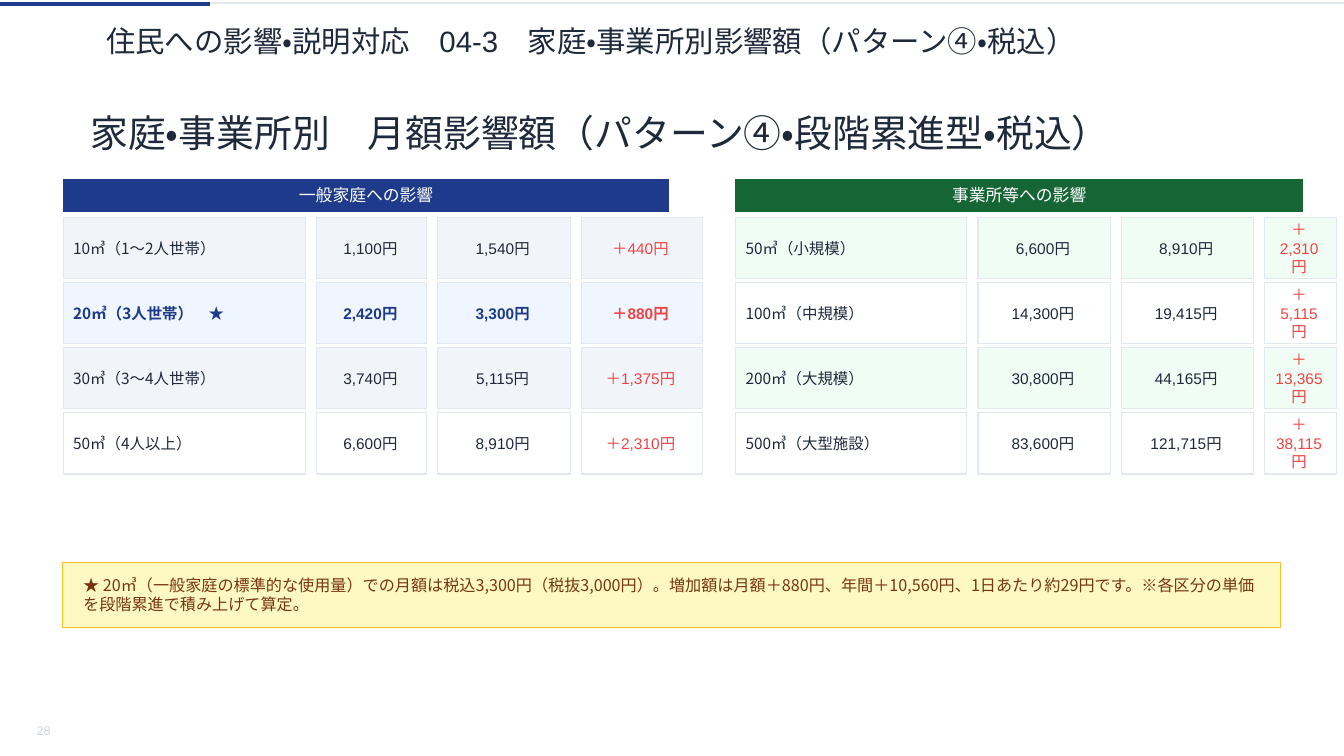
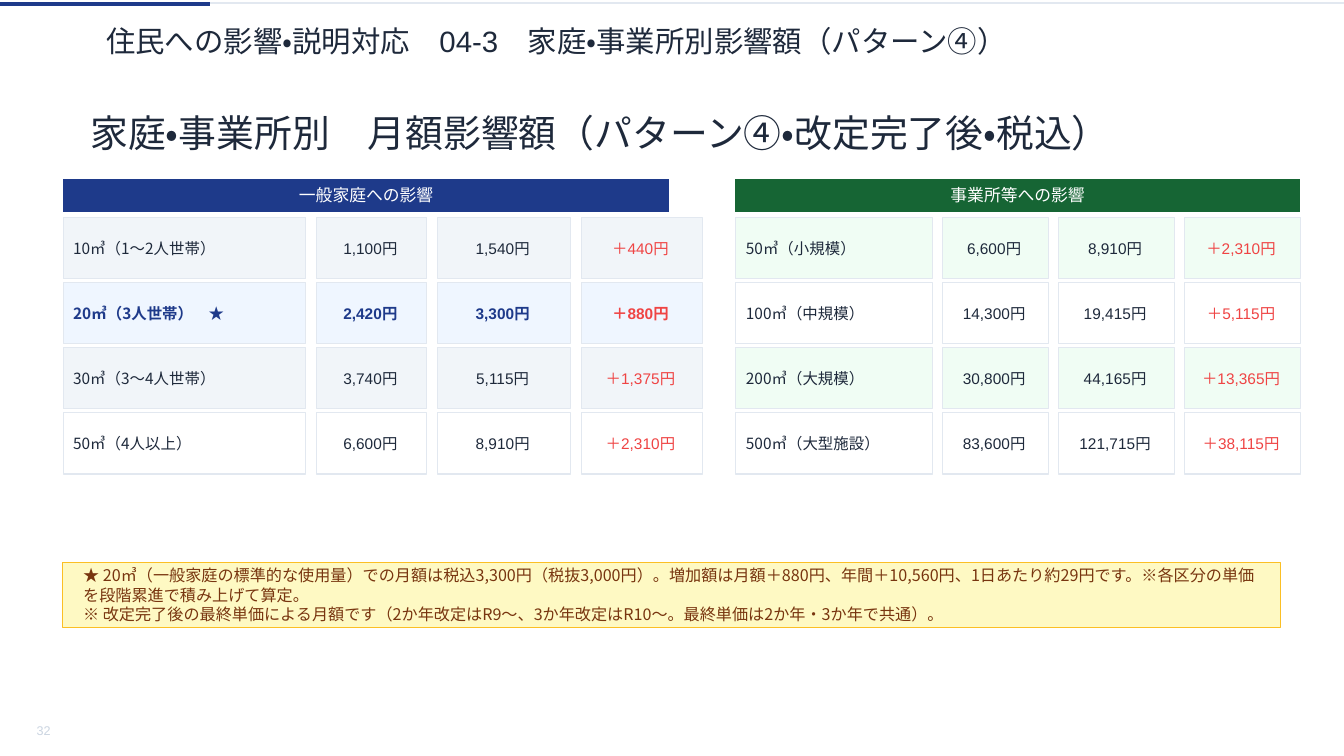
Before and after one commit to ryowakayama-gif/repository, a slide deck: slide 32 of rokko_sewage_council/output/六戸町_第2回審議会資料.pptx (slide 28 before the commit). Drawn at 1344x756 pixels with LibreOffice and Linux fonts; fonts in the diff are those of the drawing. Boxes give left, top, right and bottom in pixels: in the first picture for what was removed or moved away, otherwise in the second. Text is boxed around its words. In the diff, an @@ line names an element or a change of style, - is before the commit and + after.

```diff
--- a/rokko_sewage_council/output/六戸町_第2回審議会資料.pptx
+++ b/rokko_sewage_council/output/六戸町_第2回審議会資料.pptx
@@ text in freeform shape at bbox=[106, 27, 1007, 55]: text changed @@
-住民への影響・説明対応 04-3 家庭・事業所別影響額（パターン④・税込）
+住民への影響・説明対応 04-3 家庭・事業所別影響額（パターン④）
@@ text in freeform shape at bbox=[90, 115, 1110, 151]: text changed @@
-家庭・事業所別 月額影響額（パターン④・段階累進型・税込）
+家庭・事業所別 月額影響額（パターン④・改定完了後・税込）
@@ freeform shape "事業所等への影響" at bbox=[736, 178, 1301, 212]: outline redrawn @@
@@ freeform shape "50㎥（小規模）": place and size @@
-freeform shape "50㎥（小規模）" at bbox=[736, 217, 968, 278]
+freeform shape "50㎥（小規模）" at bbox=[736, 217, 933, 278]
@@ freeform shape "6,600円": place and size @@
-freeform shape "6,600円" at bbox=[978, 217, 1110, 278]
+freeform shape "6,600円" at bbox=[943, 217, 1049, 278]
@@ freeform shape "8,910円": place and size @@
-freeform shape "8,910円" at bbox=[1121, 217, 1253, 278]
+freeform shape "8,910円" at bbox=[1059, 217, 1175, 278]
@@ freeform shape "＋2,310円": place and size @@
-freeform shape "＋2,310円" at bbox=[1265, 217, 1337, 278]
+freeform shape "＋2,310円" at bbox=[1185, 217, 1301, 278]
@@ freeform shape "100㎥（中規模）": place and size @@
-freeform shape "100㎥（中規模）" at bbox=[736, 282, 968, 344]
+freeform shape "100㎥（中規模）" at bbox=[736, 282, 933, 344]
@@ freeform shape "14,300円": place and size @@
-freeform shape "14,300円" at bbox=[978, 282, 1110, 344]
+freeform shape "14,300円" at bbox=[943, 282, 1049, 344]
@@ freeform shape "19,415円": place and size @@
-freeform shape "19,415円" at bbox=[1121, 282, 1253, 344]
+freeform shape "19,415円" at bbox=[1059, 282, 1175, 344]
@@ freeform shape "＋5,115円": place and size @@
-freeform shape "＋5,115円" at bbox=[1265, 282, 1337, 344]
+freeform shape "＋5,115円" at bbox=[1185, 282, 1301, 344]
@@ freeform shape "200㎥（大規模）": place and size @@
-freeform shape "200㎥（大規模）" at bbox=[736, 347, 968, 408]
+freeform shape "200㎥（大規模）" at bbox=[736, 347, 933, 408]
@@ freeform shape "30,800円": place and size @@
-freeform shape "30,800円" at bbox=[978, 347, 1110, 408]
+freeform shape "30,800円" at bbox=[943, 347, 1049, 408]
@@ freeform shape "44,165円": place and size @@
-freeform shape "44,165円" at bbox=[1121, 347, 1253, 408]
+freeform shape "44,165円" at bbox=[1059, 347, 1175, 408]
@@ freeform shape "＋13,365円": place and size @@
-freeform shape "＋13,365円" at bbox=[1265, 347, 1337, 408]
+freeform shape "＋13,365円" at bbox=[1185, 347, 1301, 408]
@@ freeform shape "500㎥（大型施設）": place and size @@
-freeform shape "500㎥（大型施設）" at bbox=[736, 412, 968, 474]
+freeform shape "500㎥（大型施設）" at bbox=[736, 412, 933, 474]
@@ freeform shape "83,600円": place and size @@
-freeform shape "83,600円" at bbox=[978, 412, 1110, 474]
+freeform shape "83,600円" at bbox=[943, 412, 1049, 474]
@@ freeform shape "121,715円": place and size @@
-freeform shape "121,715円" at bbox=[1121, 412, 1253, 474]
+freeform shape "121,715円" at bbox=[1059, 412, 1175, 474]
@@ freeform shape "＋38,115円": place and size @@
-freeform shape "＋38,115円" at bbox=[1265, 412, 1337, 474]
+freeform shape "＋38,115円" at bbox=[1185, 412, 1301, 474]
@@ text in freeform shape at bbox=[103, 606, 944, 622]: paragraph added @@
+※ 改定完了後の最終単価による月額です（2か年改定はR9〜、3か年改定はR10〜。最終単価は2か年・3か年で共通）。
```
Also in this commit, not shown: 19 other slides changed, 4 slides added, 3 other files.
